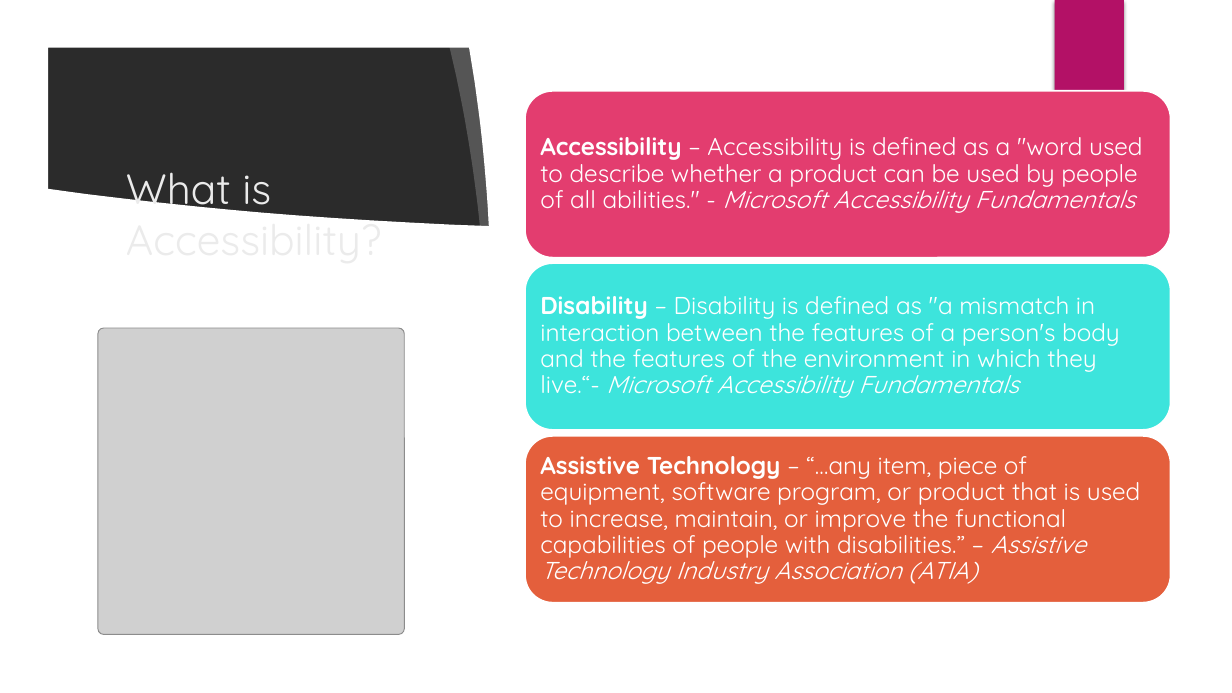
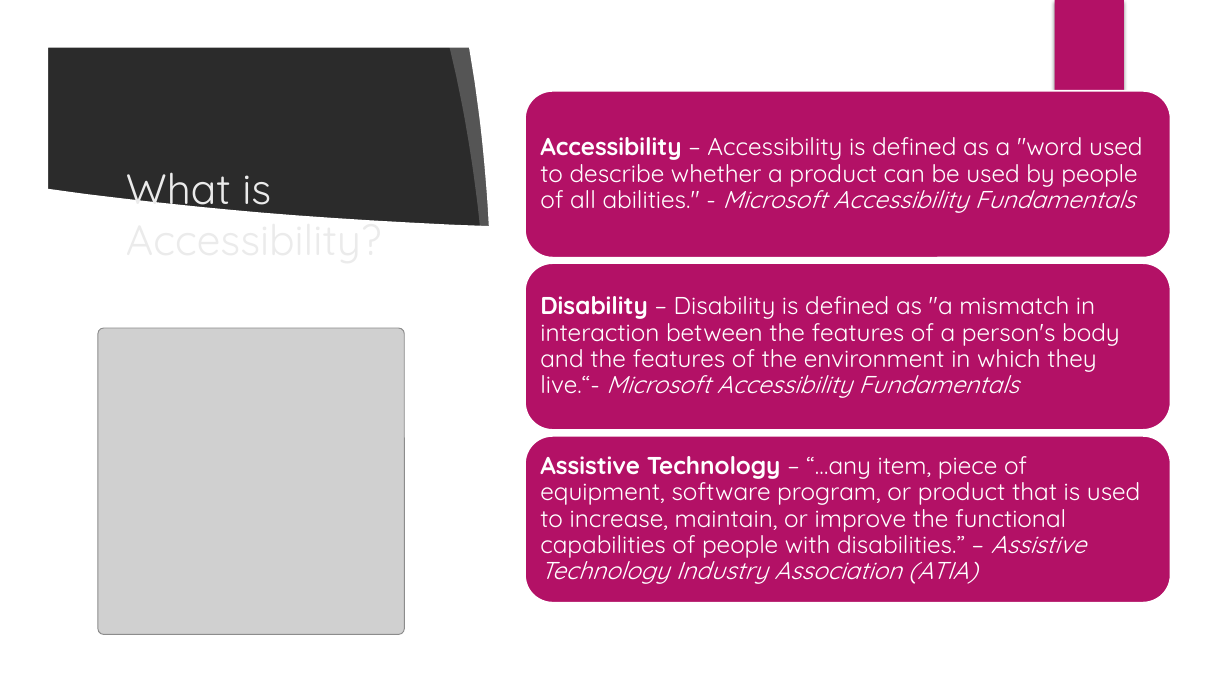
Before and after one commit to CorgiDev/A11y-Materials, a slide deck: slide 3 of Presenations/Intro to Accessible Web Design_2021.pptx. Drawn at 1232x693 pixels with LibreOffice and Linux fonts; fonts in the diff are those of the drawing; grey boxes stand for pictures; background and template pictures are left out; a plain dark background stands for a picture behind light text. Boxes give left, top, right and bottom in pixels: in the first picture for what was removed or moved away, otherwise in the second. Text is boxed around its words. In the diff, an @@ line names an element or a change of style, - is before the commit and + after.

```diff
--- a/Presenations/Intro to Accessible Web Design_2021.pptx
+++ b/Presenations/Intro to Accessible Web Design_2021.pptx
@@ rounded rectangle at [525,91,1171,258]: fill #E33D6F to #B31166 @@
@@ rounded rectangle at [525,263,1171,431]: fill #3CE4DC to #B31166 @@
@@ rounded rectangle at [525,436,1171,604]: fill #E45F3C to #B31166 @@
```
Also in this commit, not shown: 2 other slides changed.
